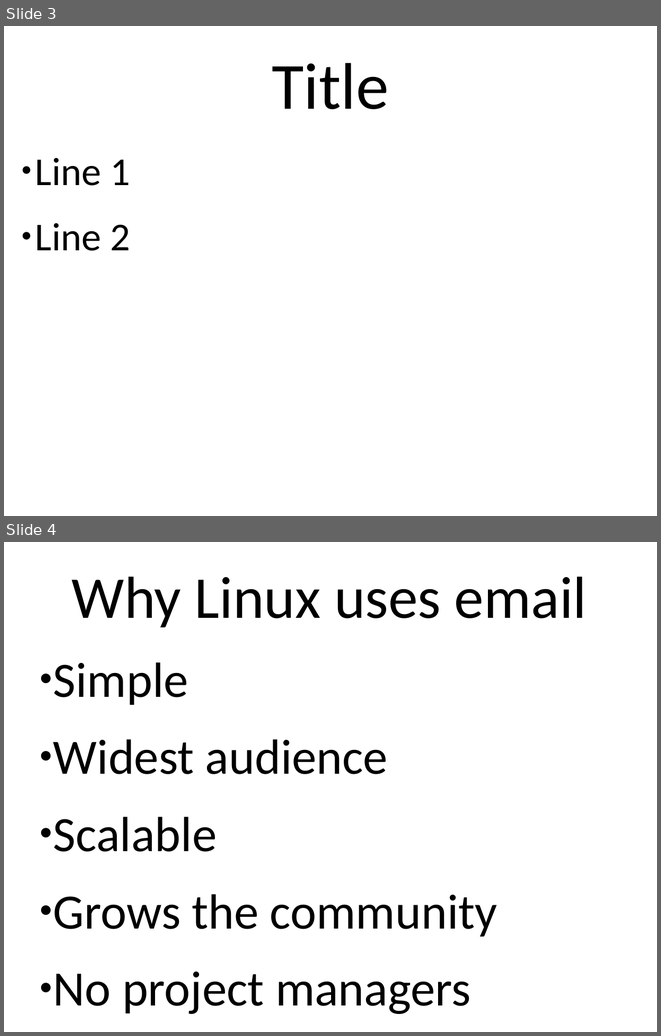
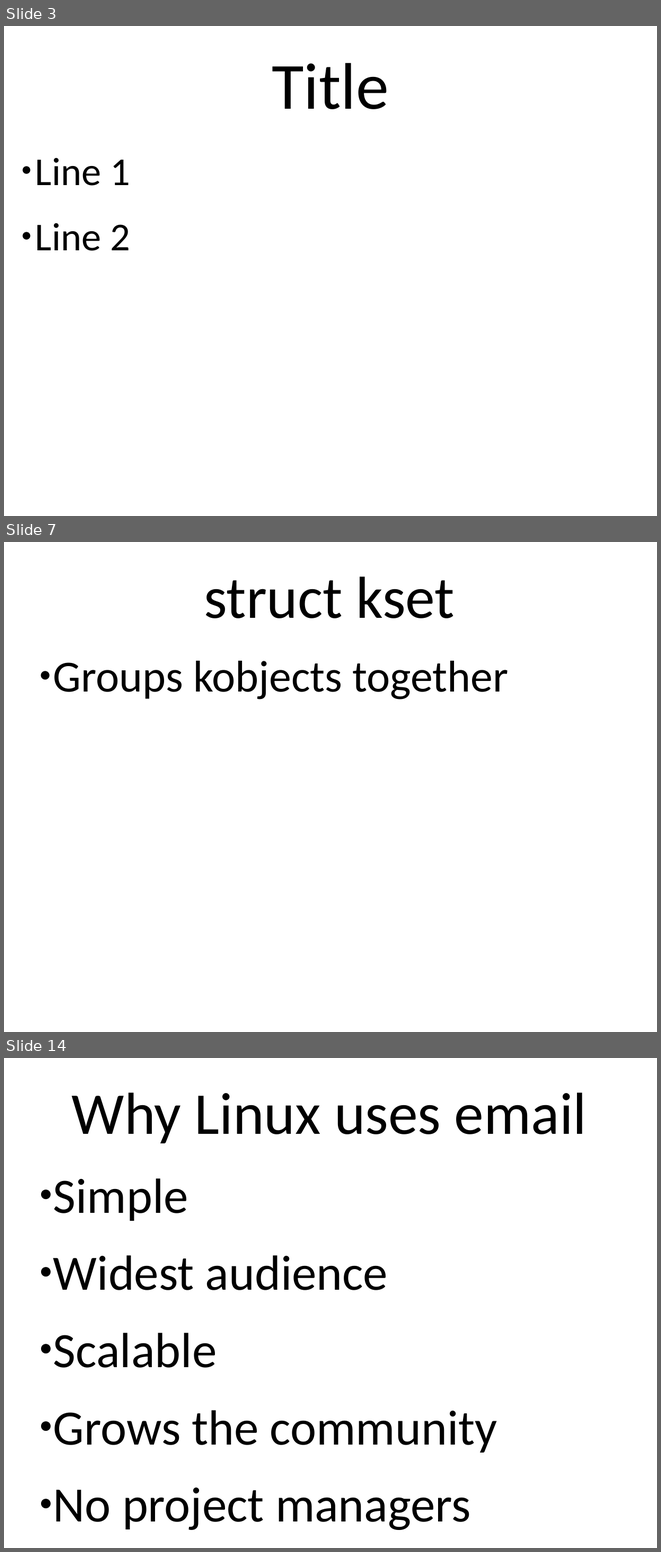
Before and after one commit to gregkh/presentation-driver-model, a slide deck: driver-model.odp. Shown one above the other, each under a label of ours: slides 3 and 4 before the commit, slides 3, 7 and 14 after it; the slides between them are not shown. The pictures are 661x1036 and 661x1552 pixels, drawn with LibreOffice and Linux fonts; fonts in the diff are those of the drawing. Boxes give left, top, right and bottom in pixels: in the first picture for what was removed or moved away, otherwise in the second. Text is boxed around its words. In the diff, an @@ line names an element or a change of style, - is before the commit and + after.

```diff
--- a/driver-model.odp
+++ b/driver-model.odp
@@ slide 7 added at (4,542,657,1032), background #FFFFFF @@
@@ text added at (204,576,454,618), 72 pt, text #000000 @@
+struct kset
@@ text added at (53,660,508,699), 54 pt, text #000000 @@
+● Groups kobjects together
@@ what was slide 4 is now slide 14 @@
```
Also in this commit, not shown: 9 other slides added.
